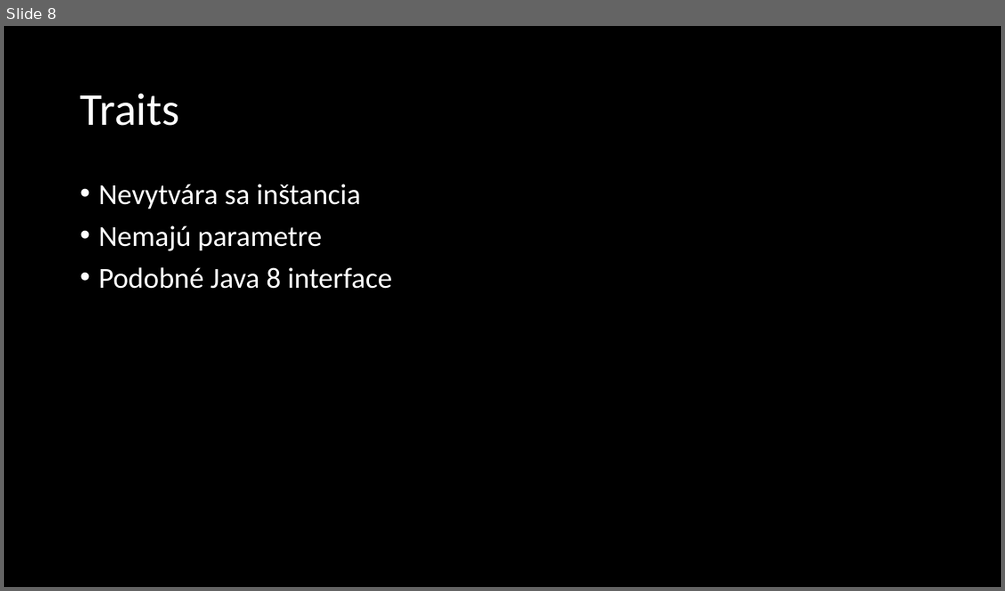
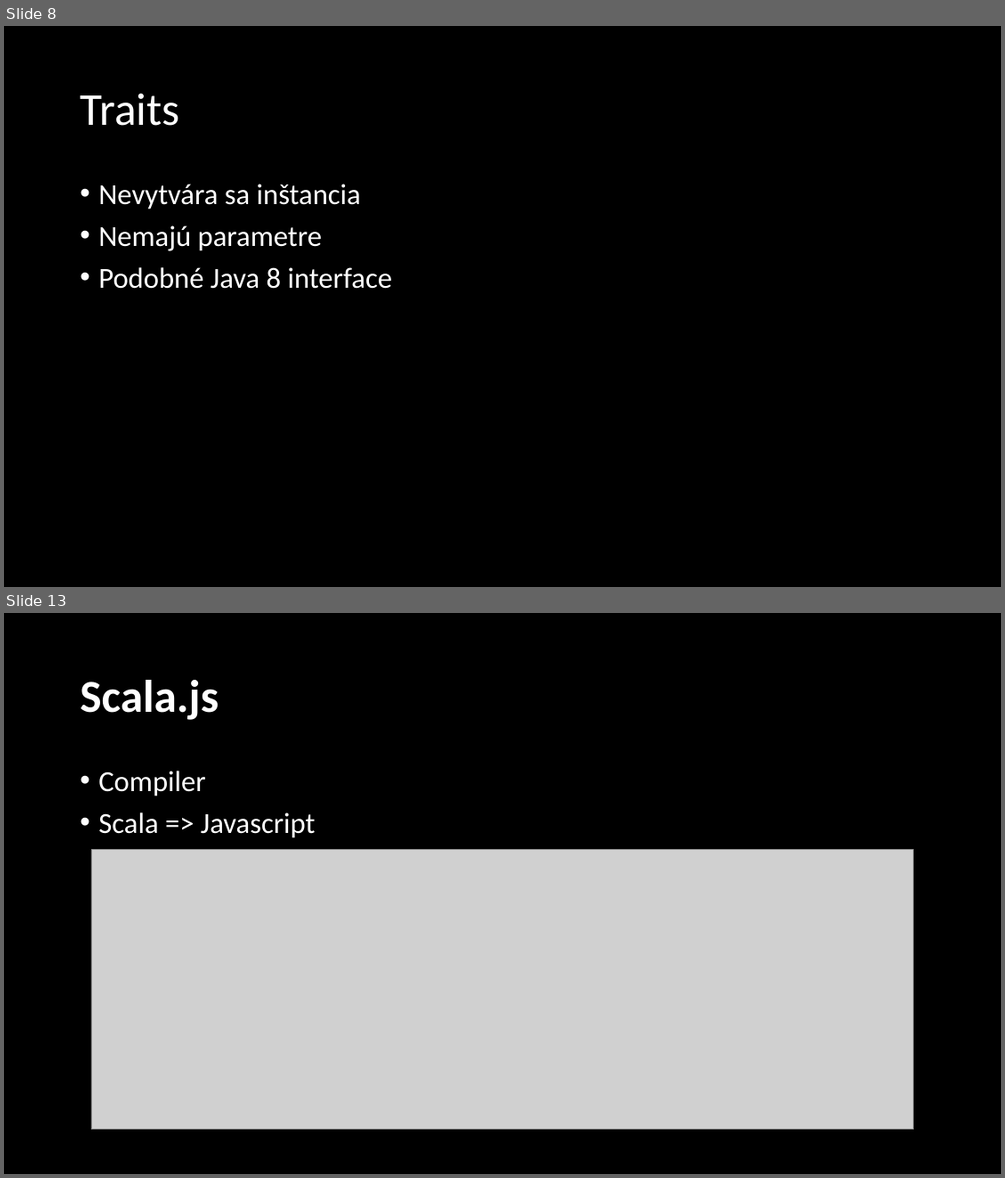
Before and after one commit to mihalikv/scala-project, a slide deck: Scala.pptx. Shown one above the other, each under a label of ours: slide 8 before the commit, slides 8 and 13 after it; the slides between them are not shown. The pictures are 1005x591 and 1005x1178 pixels, drawn with LibreOffice and Linux fonts; fonts in the diff are those of the drawing; grey boxes stand for pictures. Boxes give left, top, right and bottom in pixels: in the first picture for what was removed or moved away, otherwise in the second. Text is boxed around its words. In the diff, an @@ line names an element or a change of style, - is before the commit and + after.

```diff
--- a/Scala.pptx
+++ b/Scala.pptx
@@ slide 13 added at <box>4,613,1001,1174</box>, background #000000 @@
@@ title added at <box>80,680,218,720</box>, 44 pt, text #FFFFFF, bold @@
+Scala.js
@@ text added at <box>98,771,316,838</box>, 28 pt, text #FFFFFF @@
+• Compiler
+• Scala => Javascript
@@ picture added at <box>91,850,914,1130</box> @@
```
Also in this commit, not shown: 4 slides changed, 5 other slides added, 1 other file.
